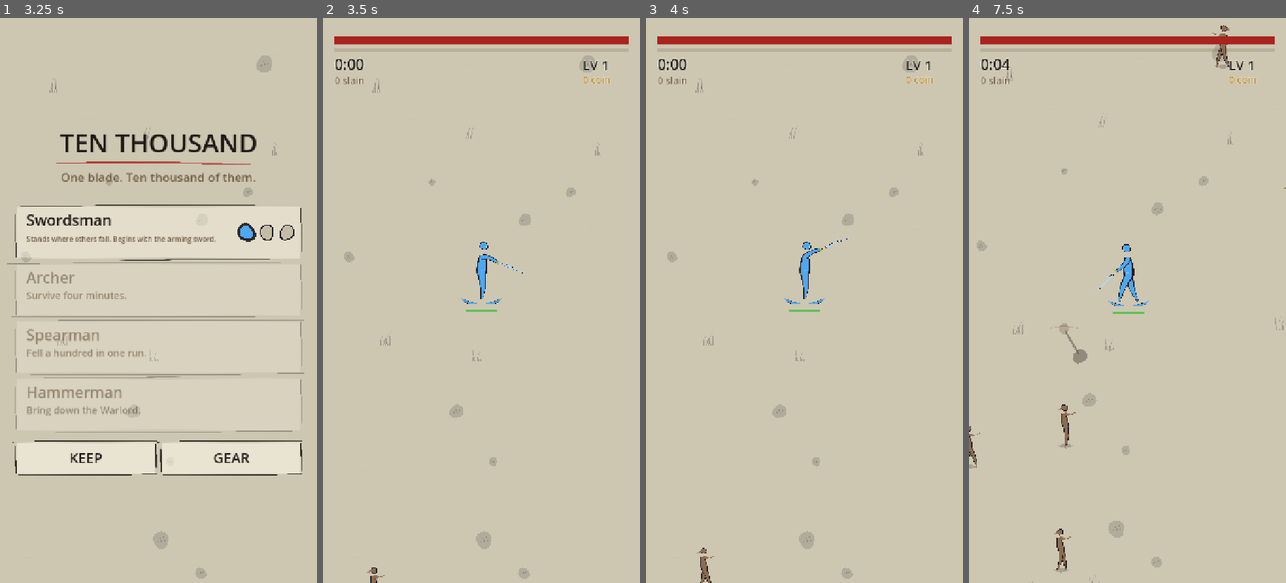
Above: before the commit, frames 1-4 (left to right).
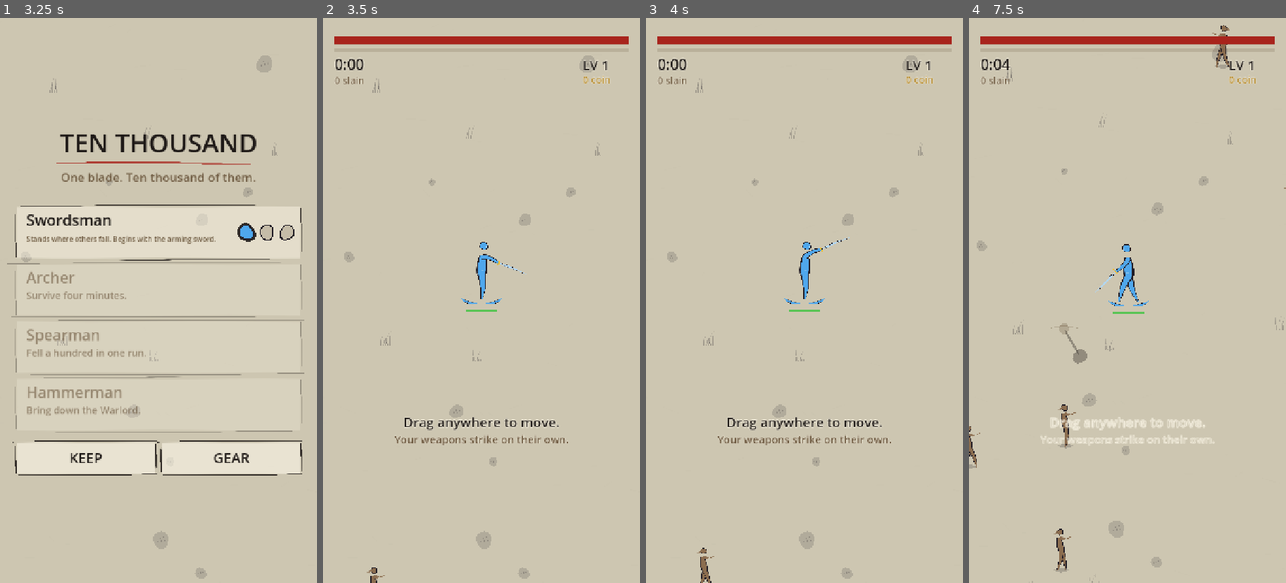
Above: after the commit, the same moments.

Repository: davidknollcsgo-collab/Kartengame
Game: Godot game, scene res://scenes/gefecht.tscn
The game is run twice, just before and just after one commit, with the same random seed, the same clock (stepped at 60 frames per second) and the same inputs.
Inputs (mouse positions are in pixels of both pictures, inside the frame that each line leads up to):
- Up to frame 1 (3.25 s): tap Enter at 0.5, 2 s; drag from (158, 300) to (190, 176) at 0.52 s; tap Space at 1.25, 2.75 s; drag from (95, 328) to (142, 413) at 1.27 s; move the mouse to (190, 176) at 2.02 s; click (190, 176) at 2.17 s; drag from (142, 413) to (63, 215) at 2.77 s
- Up to frame 2 (3.5 s): no input
- Up to frame 3 (4 s): move the mouse to (899, 385) at 3.52 s; click (899, 385) at 3.67 s
- Up to frame 4 (7.5 s): drag from (1032, 215) to (1079, 159) at 4.27 s; move the mouse to (1143, 300) at 5.02 s; click (1143, 300) at 5.17 s; drag from (1079, 159) to (1064, 328) at 5.77 s; move the mouse to (1197, 272) at 6.52 s; click (1197, 272) at 6.67 s; drag from (1064, 328) to (1111, 413) at 7.27 s

Frame 1 is identical in both runs. In frame 2, 0.6% of the frame differs, in the area x 22-78%, y 70-76%; in frame 3, 0.6%; in frame 4, 0.7%.

Commit message:
Der erste Lauf erklärt sich, einmal
Im allerersten Lauf stehen im unteren Drittel zwei Zeilen: "Drag anywhere
to move." und "Your weapons strike on their own." Sie blenden aus, sobald
der Held 0,8 s geführt wurde, haben kein Zeitlimit und kommen nach dem
ersten Lauf nie wieder. Keine Tafel, keine Pause, kein Knopf - der Finger
bleibt beim Helden (Zusicherung 19).

Getragen vom vorhandenen Feld BurgStand.einstieg, das bisher nur gesetzt
und nie gelesen wurde. Neuer Schalter --neu für den Schuss. Zusicherung 27
in CLAUDE.md.

Startlauf ohne SCRIPT ERROR; Schüsse geprüft (Hinweis sichtbar / nach dem
Ziehen weg / ohne --neu nie da); 30/30 grün.

Co-Authored-By: Claude Opus 5.5 <noreply@anthropic.com>
Claude-Session: https://claude.ai/code/session_0131VR1KmMqgfNf9f4WYuYp4

Diff:
--- a/scripts/spiel/zug_hud.gd
+++ b/scripts/spiel/zug_hud.gd
@@ -100,6 +100,17 @@
     _worte.append({"f": f, "wo": Vector2(r.position.x + (r.size.x - w) * 0.5,
         r.position.y + r.size.y * 0.5 + groesse * 0.36), "text": text,
         "groesse": groesse, "farbe": farbe})
+
+
+## Mittig wie `_mitte`, und kleiner, bis der Satz mit Rand hineingeht - aus
+## demselben Grund wie `_zeile_eng`.
+func _mitte_eng(text: String, r: Rect2, groesse: int, farbe: Color) -> void:
+    var f := ThemeDB.fallback_font
+    var g := groesse
+    while g > KLEINSTE and f.get_string_size(text, HORIZONTAL_ALIGNMENT_LEFT,
+            -1, g).x > r.size.x - 52.0:
+        g -= 1
+    _mitte(text, r, g, farbe)
 
 
 func _zeile(text: String, wo: Vector2, groesse: int, farbe: Color) -> void:
@@ -314,6 +325,18 @@
     if st.wartet_auf_wahl:
         _aufstieg(st)
         return
+
+    # **Der erste Lauf erklaert sich, einmal** (Zusicherung 27). Im unteren
+    # Drittel: der Held steht in der Mitte, oben liegen die Balken. Keine
+    # Tafel - sie verdeckte Figuren, und die Kante der Laufschrift genuegt.
+    var hin: float = _lauf.hinweis()
+    if hin > 0.0:
+        var y := size.y * 0.70
+        _mitte_eng("Drag anywhere to move.", Rect2(0.0, y, b, 40.0), 30,
+            Color(TINTE.r, TINTE.g, TINTE.b, hin))
+        _mitte_eng("Your weapons strike on their own.",
+            Rect2(0.0, y + 42.0, b, 34.0), 24,
+            Color(SEPIA.r, SEPIA.g, SEPIA.b, hin))
 
     # Der Stick wird gezeichnet, wo der Daumen ihn aufgesetzt hat.
     if _lauf.zieht():
--- a/scripts/spiel/zug_lauf.gd
+++ b/scripts/spiel/zug_lauf.gd
@@ -44,6 +44,11 @@
 var _waffe_winkel := 0.0
 
 var _zieht := false
+## **Der erste Lauf erklaert sich, einmal.** Sekunden, die der Held in diesem
+## Lauf schon gefuehrt wurde; der Hinweis blendet darueber aus. Kein
+## Zeitlimit: wer nicht zieht, braucht ihn noch.
+var _gezogen := 0.0
+const HINWEIS_WEG := 0.8
 var _von := Vector2.ZERO
 var _jetzt := Vector2.ZERO
 
@@ -73,6 +78,7 @@
     _stand = Gefecht.baue(Burg.stand.stufen, held, Burg.stand.getragen())
     _funken.clear()
     _fund = -1
+    _gezogen = 0.0
     _kamera_ort = Vector2.ZERO
     lage = Lage.LAUF
     Klang.spiele(Klang.Ton.TIPP)
@@ -88,7 +94,10 @@
     _funken = _funken.filter(func(f): return f.alter < 0.55)
 
     if lage == Lage.LAUF and _stand != null:
-        Gefecht.schritt(_stand, minf(delta, 1.0 / 30.0), _eingabe(), _rng)
+        var eingabe := _eingabe()
+        if eingabe.length_squared() > 0.0025 and not _stand.wartet_auf_wahl:
+            _gezogen += delta
+        Gefecht.schritt(_stand, minf(delta, 1.0 / 30.0), eingabe, _rng)
         _werte_aus()
         _kamera_ort = _kamera_ort.lerp(_stand.ort, clampf(delta * 7.0, 0.0, 1.0))
         _kamera.position = _kamera_ort
@@ -466,6 +475,16 @@
     return _zieht
 
 
+## Deckung des Einstiegshinweises, null bis eins. Er gilt nur, solange
+## `einstieg` null ist - bis zum Ende des ersten Laufs -, und geht, sobald
+## man sich bewegt hat. Das Feld stand schon im Spielstand und wurde nur
+## gesetzt, nie gelesen.
+func hinweis() -> float:
+    if Burg.stand.einstieg != 0:
+        return 0.0
+    return clampf(1.0 - _gezogen / HINWEIS_WEG, 0.0, 1.0)
+
+
 func fund() -> int:
     return _fund
 
@@ -489,6 +508,7 @@
     var zeit := 0.0
     var held := -1
     var stufen_n := 0
+    var neu := false
     for i in args.size():
         match args[i]:
             "--schuss":
@@ -502,6 +522,10 @@
                     held = int(args[i + 1])
             "--marke":
                 marke = true
+            "--neu":
+                # Fuer den Schuss des Einstiegshinweises: `--held` setzt
+                # `einstieg`, dieser Schalter nimmt es danach zurueck.
+                neu = true
             "--lage":
                 # Fuer Schuesse von Titel, Burg und Beutel. Was man nicht
                 # angesehen hat, ist geraten.
@@ -520,7 +544,7 @@
                     Burg.stand.meiste_erschlagen = 400
                     Burg.stand.warlord_gefallen = true
     if held >= 0:
-        Burg.stand.einstieg = 1
+        Burg.stand.einstieg = 0 if neu else 1
         _mit_daumen = true
         beginne(held)
         # **Auch die Zuege.** Derselbe Grundsatz wie beim Beutel: ein
Not shown, changed: CLAUDE.md
